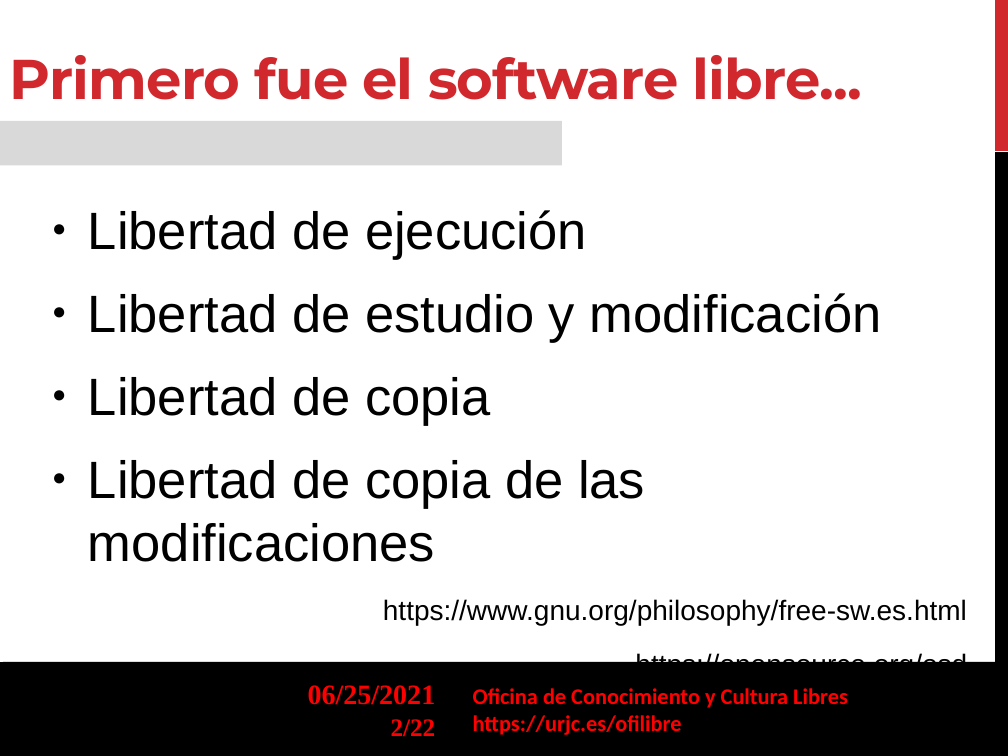
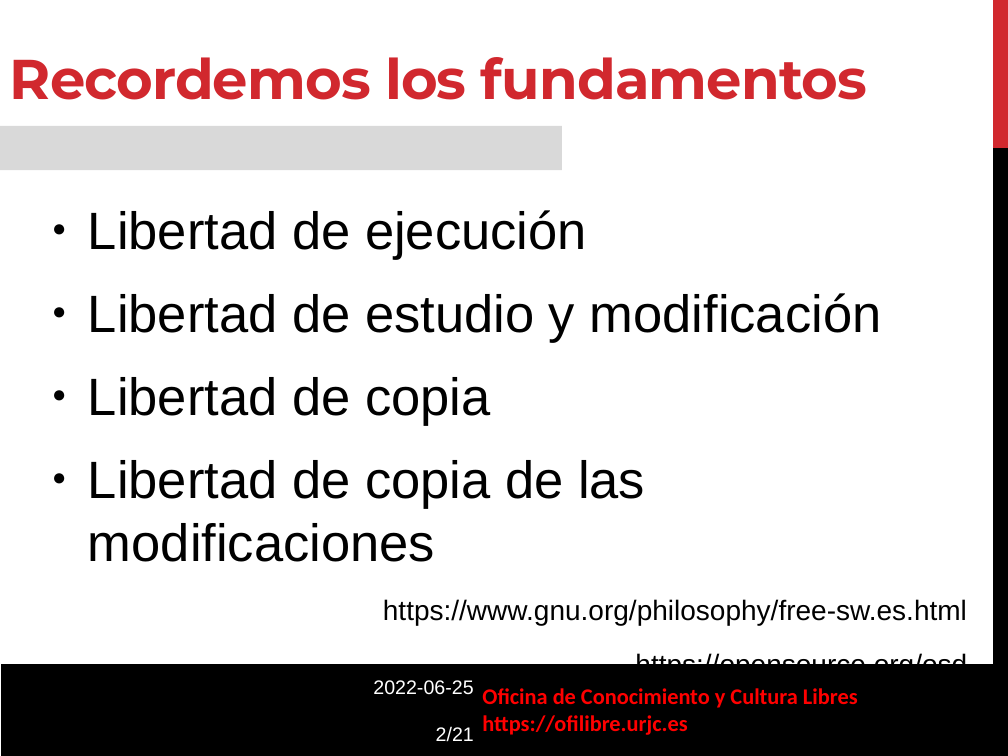
Before and after one commit to gabrielIzquierdo/OfiLibreGabri.github.io, a slide deck: slide 2 of static/transpas/ofilibre/Modelo-OfiLibre.odp. Drawn at 1008x756 pixels with LibreOffice and Linux fonts; fonts in the diff are those of the drawing; background and template pictures are left out. Boxes give left, top, right and bottom in pixels: in the first picture for what was removed or moved away, otherwise in the second. Text is boxed around its words. In the diff, an @@ line names an element or a change of style, - is before the commit and + after.

Commit message:
Añadiendo charla en esLibre 2022

```diff
--- a/static/transpas/ofilibre/Modelo-OfiLibre.odp
+++ b/static/transpas/ofilibre/Modelo-OfiLibre.odp
@@ freeform shape: place and size @@
-freeform shape at bbox=[995, 0, 1008, 151]
+freeform shape at bbox=[994, 0, 1008, 147]
@@ text at bbox=[10, 57, 867, 100]: text changed @@
-Primero fue el software libre...
+Recordemos los fundamentos
@@ rectangle: place and size @@
-rectangle at bbox=[0, 121, 561, 165]
+rectangle at bbox=[0, 126, 561, 170]
@@ freeform shape: place and size @@
-freeform shape at bbox=[995, 152, 1008, 756]
+freeform shape at bbox=[994, 143, 1008, 748]
@@ freeform shape at bbox=[1, 664, 1008, 756]: outline redrawn @@
@@ text at bbox=[373, 680, 474, 742]: text changed; size 20 to 14 pt; font Times New Roman to Arial; text colour #FF0000 to #FFFFFF; bold off @@
-06/25/2021
+2022-06-25
+2/21
@@ text "Oficina de Conocimiento y Cultura ...": place and size @@
-text "Oficina de Conocimiento y Cultura ..." at bbox=[473, 688, 848, 735]
+text "Oficina de Conocimiento y Cultura ..." at bbox=[482, 688, 858, 735]
@@ page number removed at bbox=[391, 719, 436, 737] @@
-2/22
@@ text at bbox=[482, 715, 687, 735]: text changed @@
-https://urjc.es/ofilibre
+https://ofilibre.urjc.es
```
Also in this commit, not shown: 15 other slides changed, 5 slides added, 6 slides removed, 5 other files.
